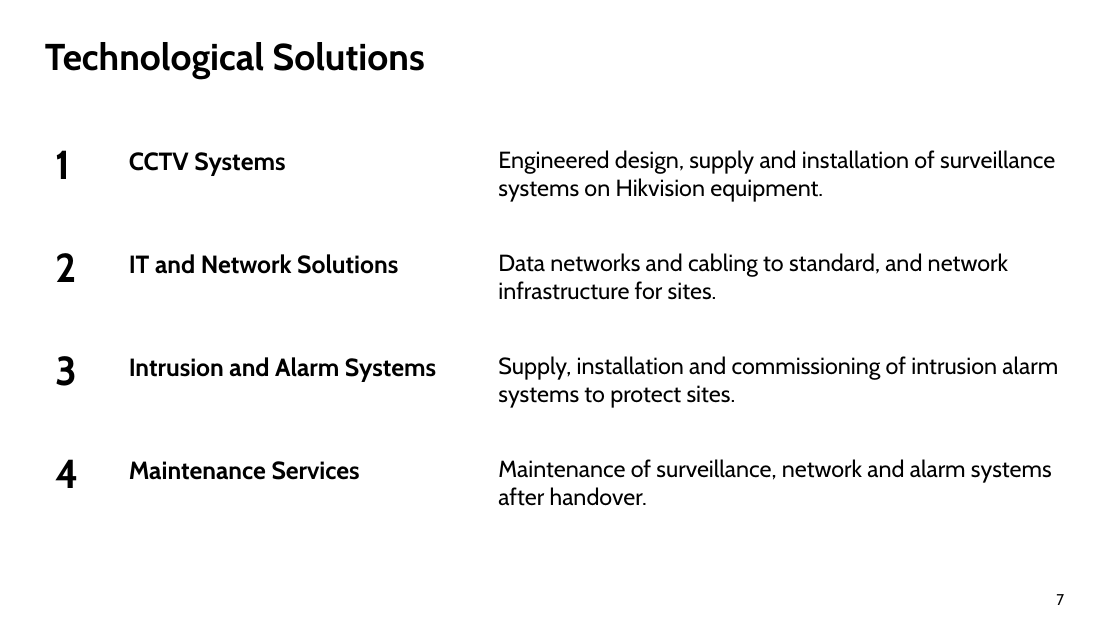
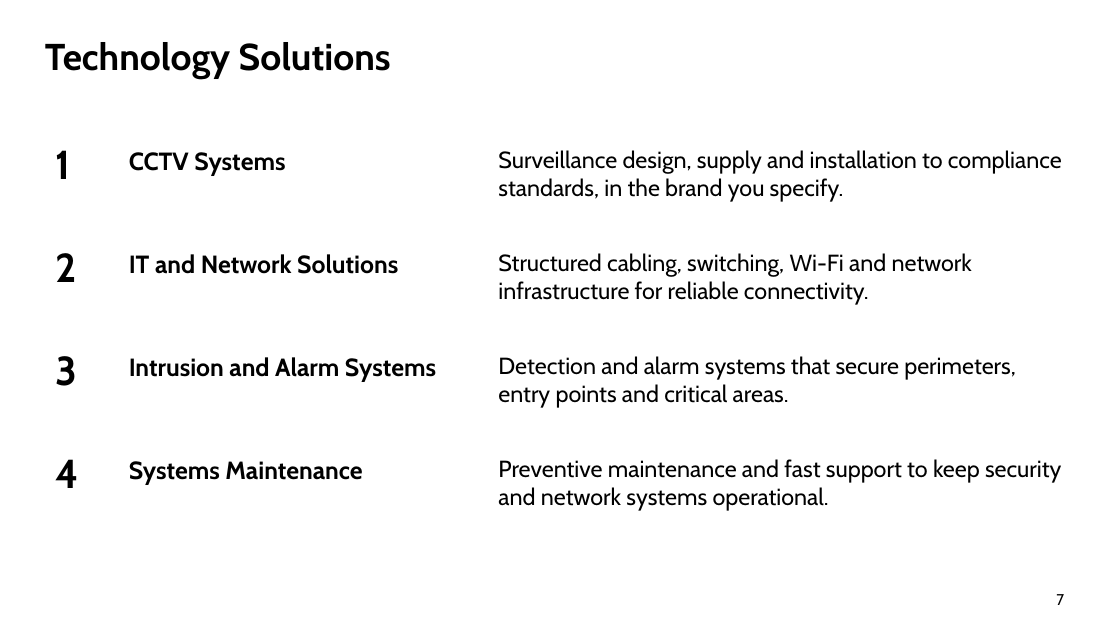
Before and after one commit to urkTish/CCTV, a slide deck: slide 7 of docs/company-profile/ContracTech-Company-Profile-EN.pptx. Drawn at 1120x630 pixels with LibreOffice and Linux fonts; fonts in the diff are those of the drawing; background and template pictures are left out. Boxes give left, top, right and bottom in pixels: in the first picture for what was removed or moved away, otherwise in the second. Text is boxed around its words. In the diff, an @@ line names an element or a change of style, - is before the commit and + after.

```diff
--- a/docs/company-profile/ContracTech-Company-Profile-EN.pptx
+++ b/docs/company-profile/ContracTech-Company-Profile-EN.pptx
@@ title at [45, 42, 391, 79]: text changed @@
-Technological Solutions
+Technology Solutions
@@ text at [498, 150, 1062, 202]: text changed @@
-Engineered design, supply and installation of surveillance systems on Hikvision equipment.
+Surveillance design, supply and installation to compliance standards, in the brand you specify.
@@ text at [498, 253, 972, 305]: text changed @@
-Data networks and cabling to standard, and network infrastructure for sites.
+Structured cabling, switching, Wi-Fi and network infrastructure for reliable connectivity.
@@ text at [498, 356, 1016, 408]: text changed @@
-Supply, installation and commissioning of intrusion alarm systems to protect sites.
+Detection and alarm systems that secure perimeters, entry points and critical areas.
@@ text at [129, 461, 362, 485]: text changed @@
-Maintenance Services
+Systems Maintenance
@@ text at [498, 459, 1061, 511]: text changed @@
-Maintenance of surveillance, network and alarm systems after handover.
+Preventive maintenance and fast support to keep security and network systems operational.
```
Also in this commit, not shown: 7 other slides changed, 8 other files.
